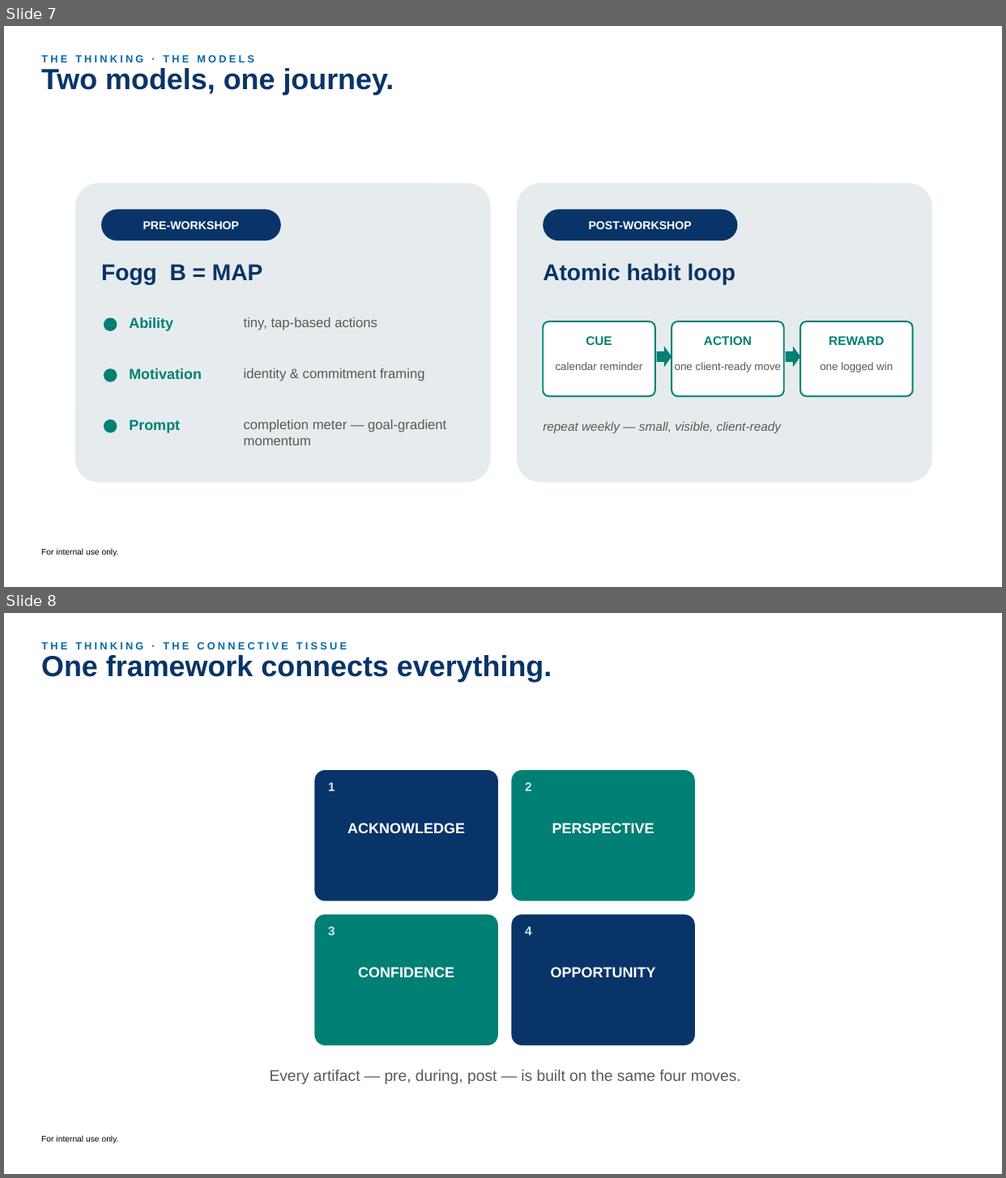
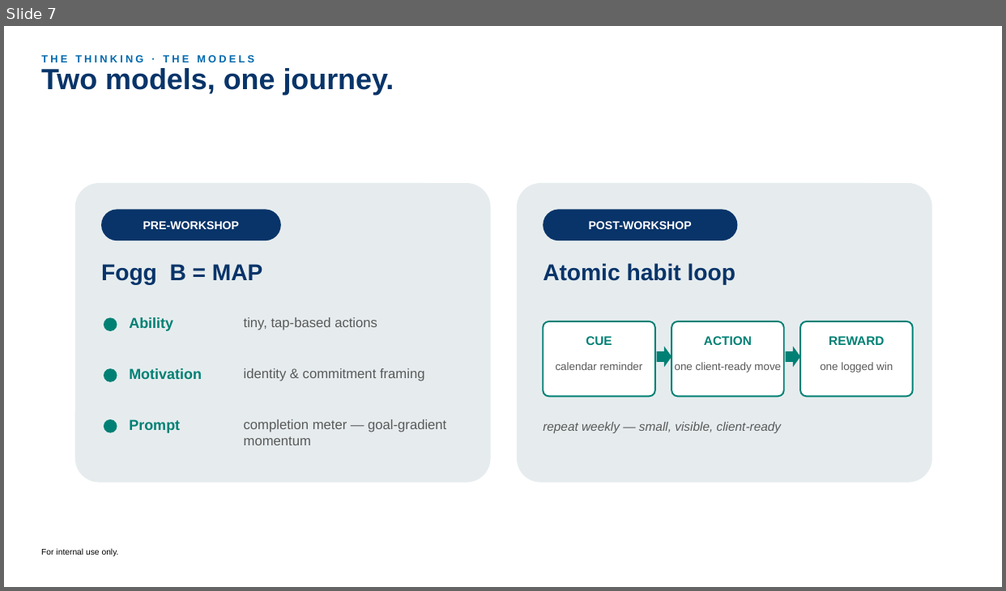
Before and after one commit to cheesin30/decisionframework, a slide deck: outputs/LTI_Learning_Experience_Capital_Learning.pptx. Shown one above the other, each under a label of ours: slides 7 and 8 before the commit, slide 7 after it. The pictures are 1006x1178 and 1006x591 pixels, drawn with LibreOffice and Linux fonts; fonts in the diff are those of the drawing. Boxes give left, top, right and bottom in pixels: in the first picture for what was removed or moved away, otherwise in the second. Text is boxed around its words. In the diff, an @@ line names an element or a change of style, - is before the commit and + after.

```diff
--- a/outputs/LTI_Learning_Experience_Capital_Learning.pptx
+++ b/outputs/LTI_Learning_Experience_Capital_Learning.pptx
@@ slide 8 removed at (4,613,1002,1174), background #FFFFFF; not listed: 1 template element that a slide beside it also shows @@
@@ title removed at (41,655,552,682) @@
-One framework connects everything.
@@ text removed at (41,642,347,649) @@
-THE THINKING · THE CONNECTIVE TISSUE
@@ rounded rectangle removed at (315,770,498,901) @@
@@ text removed at (328,782,335,791) @@
-1
@@ rounded rectangle removed at (512,770,695,901) @@
@@ text removed at (525,782,532,791) @@
-2
@@ text removed at (347,823,465,833) @@
-ACKNOWLEDGE
@@ text removed at (552,823,654,834) @@
-PERSPECTIVE
@@ rounded rectangle removed at (315,914,498,1046) @@
@@ text removed at (328,926,335,935) @@
-3
@@ rounded rectangle removed at (512,914,695,1046) @@
@@ text removed at (525,926,532,935) @@
-4
@@ text removed at (358,967,454,977) @@
-CONFIDENCE
@@ text removed at (551,967,656,977) @@
-OPPORTUNITY
@@ text removed at (270,1070,741,1084) @@
-Every artifact — pre, during, post — is built on the same four moves.
```
Also in this commit, not shown: 4 slides changed, 3 slides added, 3 other slides removed.
